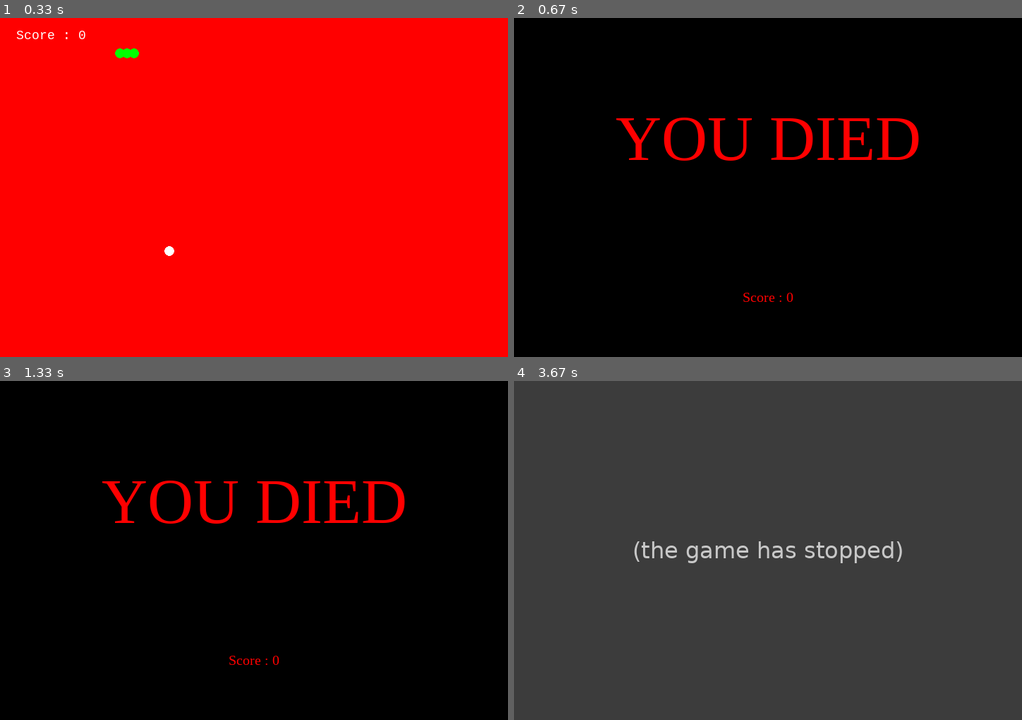
Above: before the commit, frames 1-4 (two rows, left to right).
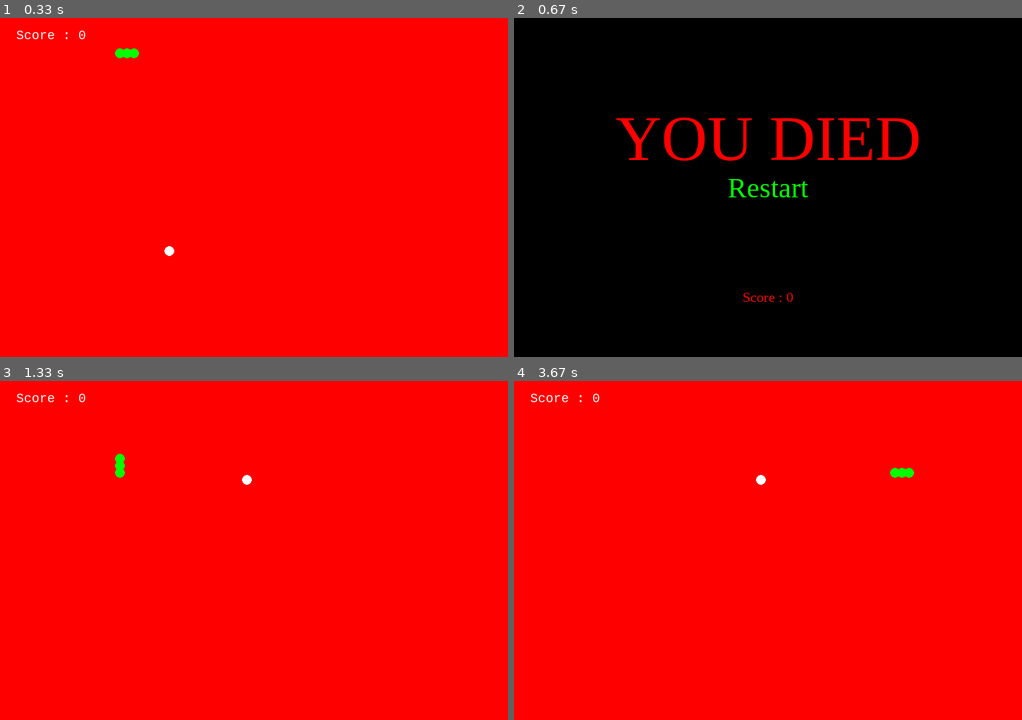
Above: after the commit, the same moments.

Repository: Kiddo69/snake-pygame
Game: pygame game, started from SnakeGame.py
Same seed, same stepped clock (60 frames per second), same inputs: the game is played once before the commit and once after it.
Inputs (mouse positions are in pixels of both pictures, inside the frame that each line leads up to):
- Up to frame 1 (0.33 s): no input
- Up to frame 2 (0.67 s): tap W at 0.33 s
- Up to frame 3 (1.33 s): click (254, 550) at 0.73 s; tap S at 1 s
- Up to frame 4 (3.67 s): hold Right 1.33-1.8 s; hold Up 1.83-2.13 s; hold Right 2.17-2.63 s; hold Down 3.23-3.53 s; hold Left from 3.57 s (still down)

Frame 1 is identical in both runs. In frame 2, 0.3% of the frame differs, in the area x 42-58%, y 47-53%; in frame 3, 98%; in frame 4, 100%, in the area x 0-100%, y 0-100%.
Before the commit the program exited at 3.55 s; later frames show no game.

Commit message:
Restart Option

Diff:
--- a/SnakeGame.py
+++ b/SnakeGame.py
@@ -1,5 +1,5 @@
 """
-Snake Eater
+Snake Game and the ball
 Made with PyGame
 """
 
@@ -59,19 +59,53 @@
 score = 0
 
 
-# Game Over
+## Game Over
 def game_over():
     my_font = pygame.font.SysFont('times new roman', 90)
     game_over_surface = my_font.render('YOU DIED', True, red)
     game_over_rect = game_over_surface.get_rect()
-    game_over_rect.midtop = (frame_size_x/2, frame_size_y/4)
+    game_over_rect.midtop = (frame_size_x / 2, frame_size_y / 4)
     game_window.fill(black)
     game_window.blit(game_over_surface, game_over_rect)
+
+    # Draw restart button
+    restart_font = pygame.font.SysFont('times new roman', 40)
+    restart_surface = restart_font.render('Restart', True, green)
+    restart_rect = restart_surface.get_rect()
+    restart_rect.center = (frame_size_x / 2, frame_size_y / 2)
+    game_window.blit(restart_surface, restart_rect)
+
+    # Display the current score
     show_score(0, red, 'times', 20)
+
     pygame.display.flip()
-    time.sleep(3)
-    pygame.quit()
-    sys.exit()
+
+    # Wait for a click on the restart button
+    restart_clicked = False
+    while not restart_clicked:
+        for event in pygame.event.get():
+            if event.type == pygame.QUIT:
+                pygame.quit()
+                sys.exit()
+            elif event.type == pygame.MOUSEBUTTONDOWN:
+                mouse_x, mouse_y = event.pos
+                if restart_rect.collidepoint(mouse_x, mouse_y):
+                    restart_clicked = True
+
+    # Reset the game variables and restart the game
+    reset_game()
+
+
+# Function to reset game variables and restart the game
+def reset_game():
+    global snake_pos, snake_body, food_pos, food_spawn, direction, change_to, score
+    snake_pos = [100, 50]
+    snake_body = [[100, 50], [100 - 10, 50], [100 - (2 * 10), 50]]
+    food_pos = [random.randrange(1, (frame_size_x // 10)) * 10, random.randrange(1, (frame_size_y // 10)) * 10]
+    food_spawn = True
+    direction = 'RIGHT'
+    change_to = direction
+    score = 0
 
 
 # Score
